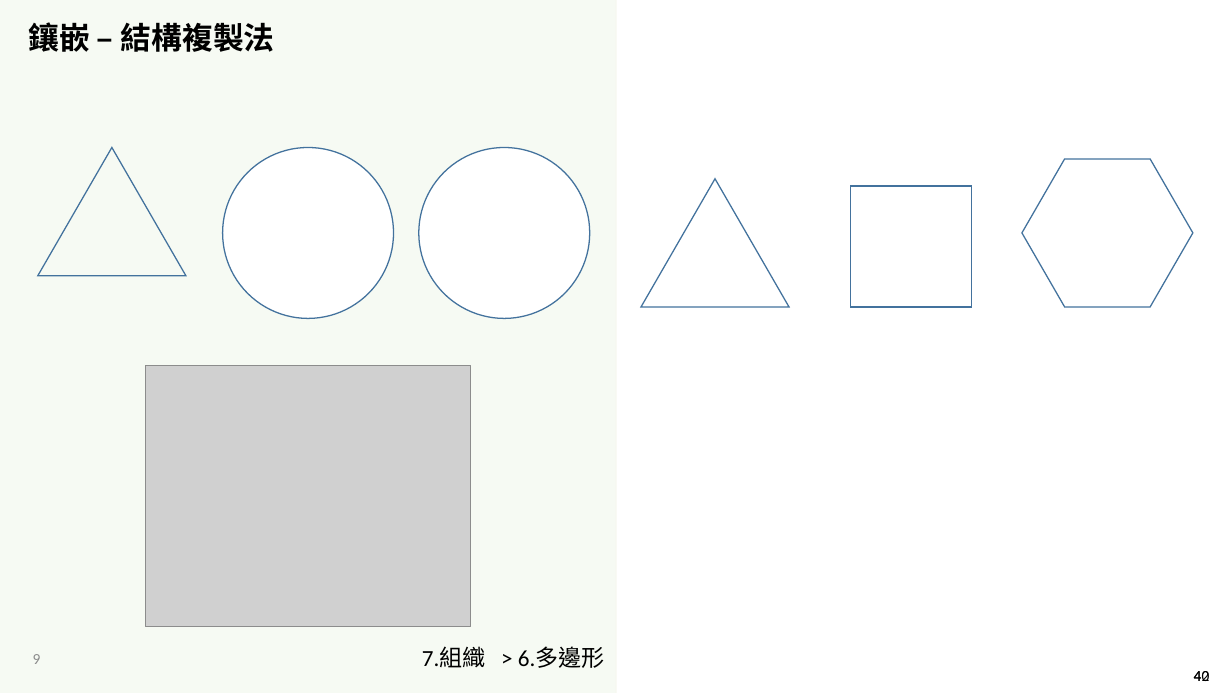
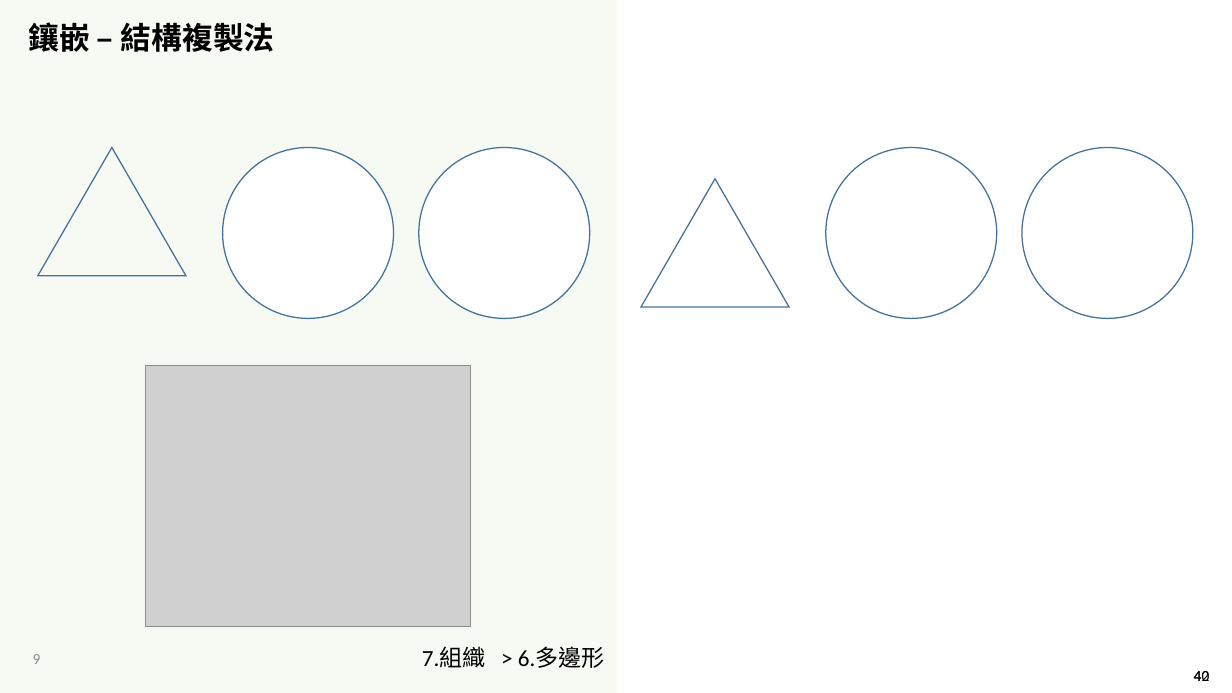
Before and after one commit to LittleD3092/My-Vault, a slide deck: slide 9 of Patterning and Drawing/4/AMA-數藝-5-1-2-密鋪-基礎-直接法-2023-1104.pptx. Drawn at 1232x693 pixels with LibreOffice and Linux fonts; fonts in the diff are those of the drawing; grey boxes stand for pictures; background and template pictures are left out. Boxes give left, top, right and bottom in pixels: in the first picture for what was removed or moved away, otherwise in the second. Text is boxed around its words. In the diff, an @@ line names an element or a change of style, - is before the commit and + after.

```diff
--- a/Patterning and Drawing/4/AMA-數藝-5-1-2-密鋪-基礎-直接法-2023-1104.pptx
+++ b/Patterning and Drawing/4/AMA-數藝-5-1-2-密鋪-基礎-直接法-2023-1104.pptx
@@ ellipse added at box(826, 148, 997, 319), fill #FFFFFF, outline #43739E 1 pt @@
@@ ellipse added at box(1022, 148, 1193, 319), fill #FFFFFF, outline #43739E 1 pt @@
@@ freeform shape removed at box(1022, 159, 1193, 307) @@
@@ freeform shape removed at box(851, 186, 972, 307) @@
```
Also in this commit, not shown: 2 other slides changed, 3 other files.
